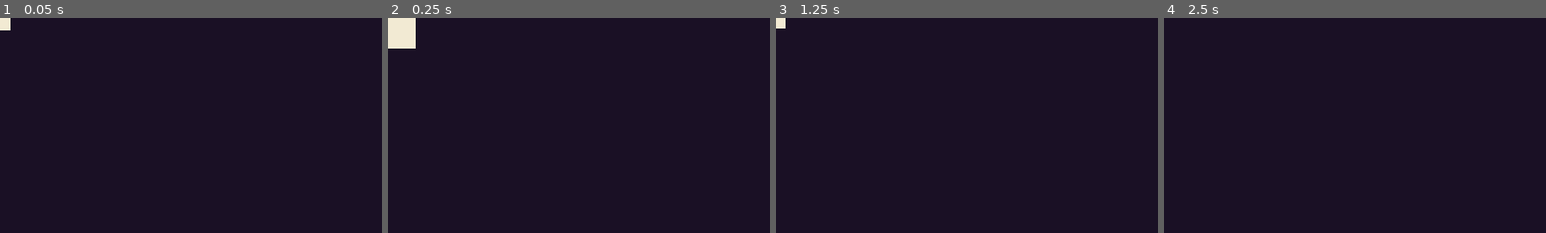
Above: before the commit, frames 1-4 (left to right).
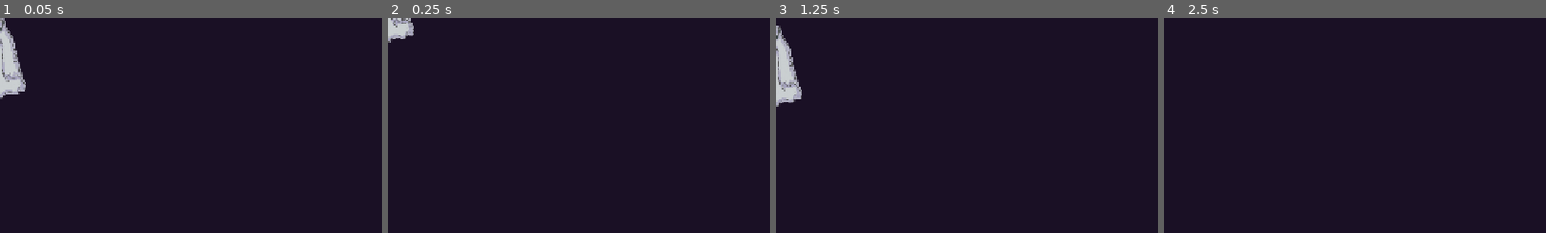
Above: after the commit, the same moments.

Repository: Davin-coder/spooky-world
Game: Godot game, scene res://scenes/minigames/ghost_whack/ghost.tscn
Same seed, same stepped clock (60 frames per second), same inputs: the game is played once before the commit and once after it. This scene is started directly instead of the project's main scene.
Inputs (mouse positions are % of the whole screen's width and height, from its top left):
- Up to frame 1 (0.05 s): no input
- Up to frame 2 (0.25 s): no input
- Up to frame 3 (1.25 s): tap Enter (ui_accept) at 0.5, 0.77 s; move the mouse to (72, 45) at 0.52 s; hold D (move_right) from 0.53 s (still down); tap Space (zombie_dash) at 0.6 s; click (72, 45) at 0.67 s
- Up to frame 4 (2.5 s): move the mouse to (30, 55) at 1.27 s; release D (move_right) at 1.28 s; hold Escape (back) 1.28-2.03 s; click (30, 55) at 1.35 s; tap Enter (ui_accept) at 1.52, 2 s; move the mouse to (60, 28) at 2.02 s; hold D (move_right) from 2.03 s (still down); tap Space (zombie_dash) at 2.1 s; click (60, 28) at 2.17 s
The pictures show only the part of the screen within x 0-50%, y 0-50%; the shares and areas given below are measured in that part.

The runs differ from the first frame. In frame 1, 1.7% of the frame differs, in the area x 0-7%, y 0-38%; in frame 2, 1.0%; in frame 3, 1.7%, in the area x 0-7%, y 0-42%; in frame 4, nothing differs.

Commit message:
ghost_whack: casa con ventanas enmascaradas y arte de fantasma y calabaza
Fondo y fachada de la casa en capas (z_index): los personajes se asoman
desde dentro y el marco los tapa. Aparición con tween de posición (mismos
tiempos) y zona de clic solo en la parte visible.

Co-Authored-By: Claude Opus 5.5 (1M context) <noreply@anthropic.com>

Diff:
--- a/scenes/minigames/ghost_whack/ghost.gd
+++ b/scenes/minigames/ghost_whack/ghost.gd
@@ -1,27 +1,54 @@
 class_name Ghost
 extends Area2D
-## Fantasma que aparece en una ventana. Clic = golpe. Si nadie lo toca en
-## [member lifetime] segundos, se escapa.
+## Fantasma que se asoma por una ventana desde dentro de la casa: la fachada,
+## dibujada encima, tapa lo que queda bajo el alféizar. El origen del nodo es
+## el centro del alféizar. Clic = golpe. Si nadie lo toca en
+## [member lifetime] segundos, se esconde.
 
 signal whacked(ghost: Ghost)
 
-## true = fantasma amigo: NO hay que tocarlo (resta puntos).
+const RISE_SEC: float = 0.12
+const HIDE_SEC: float = 0.1
+
+## true = amigo (calabaza): NO hay que tocarlo (resta puntos).
 @export var is_friendly: bool = false
 ## Segundos visible antes de esconderse.
 @export var lifetime: float = 1.2
 
+@export_group("Visual")
+@export var ghost_texture: Texture2D
+@export var friendly_texture: Texture2D
+@export var ghost_scale: float = 0.81
+@export var friendly_scale: float = 0.76
+## Píxeles que sube sobre el alféizar al asomarse: es lo que queda visible.
+@export var ghost_peek: float = 110.0
+@export var friendly_peek: float = 82.0
+## Píxeles bajo el alféizar al estar escondido, para que no asome por los
+## bordes inclinados de las ventanas.
+@export var hide_depth: float = 50.0
+## Ancho de la zona de clic: más angosto que el sprite para no golpear a
+## través del marco. El alto es lo que se asoma.
+@export var hit_width: float = 72.0
+
 var _done: bool = false
 
-@onready var _visual: ColorRect = %Visual
+@onready var _visual: Sprite2D = %Visual
+@onready var _shape: CollisionShape2D = %Shape
 
 
 func _ready() -> void:
 	input_pickable = true
 	input_event.connect(_on_input_event)
-	# Placeholder: blanco = golpear, naranja = amigo. Cambiar por sprites.
-	_visual.color = Palette.PUMPKIN if is_friendly else Palette.BONE
-	scale = Vector2.ZERO
-	create_tween().tween_property(self, "scale", Vector2.ONE, 0.12)
+	_visual.texture = friendly_texture if is_friendly else ghost_texture
+	_visual.scale = Vector2.ONE * (friendly_scale if is_friendly else ghost_scale)
+	# Origen arriba al centro: con position.y = -peek asoman justo peek píxeles.
+	_visual.offset = Vector2(-_visual.texture.get_width() / 2.0, 0.0)
+	var peek: float = friendly_peek if is_friendly else ghost_peek
+	var hit_box := _shape.shape as RectangleShape2D
+	hit_box.size = Vector2(hit_width, peek)
+	_shape.position.y = -peek / 2.0
+	_visual.position.y = hide_depth
+	create_tween().tween_property(_visual, "position:y", -peek, RISE_SEC)
 	get_tree().create_timer(lifetime).timeout.connect(_hide_away)
 
 
@@ -40,5 +67,5 @@
 		return
 	_done = true
 	var tween: Tween = create_tween()
-	tween.tween_property(self, "scale", Vector2.ZERO, 0.1)
+	tween.tween_property(_visual, "position:y", hide_depth, HIDE_SEC)
 	tween.tween_callback(queue_free)
--- a/scenes/minigames/ghost_whack/ghost.tscn
+++ b/scenes/minigames/ghost_whack/ghost.tscn
@@ -1,23 +1,25 @@
 [gd_scene format=3]
 
 [ext_resource type="Script" path="res://scenes/minigames/ghost_whack/ghost.gd" id="1_ghost"]
+[ext_resource type="Texture2D" path="res://assets/art/ghost_whack/fantasma.png" id="2_ghost"]
+[ext_resource type="Texture2D" path="res://assets/art/ghost_whack/calabaza_grande.png" id="3_pumpkin"]
 
-[sub_resource type="CircleShape2D" id="CircleShape2D_ghost"]
-radius = 50.0
+[sub_resource type="RectangleShape2D" id="RectangleShape2D_ghost"]
+resource_local_to_scene = true
+size = Vector2(72, 110)
 
 [node name="Ghost" type="Area2D"]
 collision_layer = 4
 collision_mask = 0
 script = ExtResource("1_ghost")
+ghost_texture = ExtResource("2_ghost")
+friendly_texture = ExtResource("3_pumpkin")
 
 [node name="Shape" type="CollisionShape2D" parent="."]
-shape = SubResource("CircleShape2D_ghost")
+unique_name_in_owner = true
+position = Vector2(0, -55)
+shape = SubResource("RectangleShape2D_ghost")
 
-[node name="Visual" type="ColorRect" parent="."]
+[node name="Visual" type="Sprite2D" parent="."]
 unique_name_in_owner = true
-offset_left = -45.0
-offset_top = -50.0
-offset_right = 45.0
-offset_bottom = 50.0
-mouse_filter = 2
-color = Color(0.94902, 0.917647, 0.827451, 1)
+centered = false
--- a/scenes/minigames/ghost_whack/ghost_whack.gd
+++ b/scenes/minigames/ghost_whack/ghost_whack.gd
@@ -1,6 +1,10 @@
 extends Minigame
 ## Ghost Whack: haz clic en los fantasmas que aparecen en las ventanas.
-## No toques a los fantasmas amigos (naranjas). Dueño: Dev 1.
+## No toques a las calabazas (amigas). Dueño: Dev 1.
+##
+## Capas de la casa (z_index): fondo de arriba (0), fantasmas de la fila de
+## arriba (0), fondo de abajo (1), fantasmas de la fila de abajo (2) y fachada
+## (3). Cada fantasma toma el z_index de su Marker2D en %Spots.
 
 const GHOST_SCENE: PackedScene = preload("res://scenes/minigames/ghost_whack/ghost.tscn")
 ## Golpes de diseño: suena uno al azar, sin repetir seguido.
@@ -69,6 +73,7 @@
 	ghost.is_friendly = randf() < friendly_chance
 	ghost.lifetime = lerpf(lifetime_start, lifetime_end, progress)
 	ghost.position = spot.position
+	ghost.z_index = spot.z_index
 	ghost.whacked.connect(_on_ghost_whacked)
 	ghost.tree_exited.connect(func() -> void: _occupied.erase(spot))
 	_occupied[spot] = ghost
--- a/scenes/minigames/ghost_whack/ghost_whack.tscn
+++ b/scenes/minigames/ghost_whack/ghost_whack.tscn
@@ -1,6 +1,8 @@
 [gd_scene format=3]
 
 [ext_resource type="Script" path="res://scenes/minigames/ghost_whack/ghost_whack.gd" id="1_whack"]
+[ext_resource type="Texture2D" path="res://assets/art/ghost_whack/casa.png" id="2_back"]
+[ext_resource type="Texture2D" path="res://assets/art/ghost_whack/casa_frente.png" id="3_front"]
 
 [node name="GhostWhack" type="Node2D"]
 script = ExtResource("1_whack")
@@ -12,85 +14,58 @@
 mouse_filter = 2
 color = Color(0.101961, 0.0627451, 0.145098, 1)
 
-[node name="House" type="ColorRect" parent="."]
-offset_left = 176.0
-offset_top = 152.0
-offset_right = 1104.0
-offset_bottom = 672.0
-mouse_filter = 2
-color = Color(0.180392, 0.101961, 0.278431, 1)
+[node name="HouseBackTop" type="Sprite2D" parent="."]
+position = Vector2(341.37, -122.4)
+scale = Vector2(0.822656, 0.822656)
+texture = ExtResource("2_back")
+centered = false
+offset = Vector2(88, 307)
+region_enabled = true
+region_rect = Rect2(88, 307, 548, 203)
+
+[node name="HouseBackBottom" type="Sprite2D" parent="."]
+z_index = 1
+position = Vector2(341.37, -122.4)
+scale = Vector2(0.822656, 0.822656)
+texture = ExtResource("2_back")
+centered = false
+offset = Vector2(88, 598)
+region_enabled = true
+region_rect = Rect2(88, 598, 548, 247)
 
 [node name="Spots" type="Node2D" parent="."]
 unique_name_in_owner = true
 
 [node name="Window1" type="Marker2D" parent="Spots"]
-position = Vector2(320, 280)
-
-[node name="Frame" type="ColorRect" parent="Spots/Window1"]
-offset_left = -70.0
-offset_top = -80.0
-offset_right = 70.0
-offset_bottom = 80.0
-mouse_filter = 2
-color = Color(0.0431373, 0.027451, 0.0627451, 1)
+position = Vector2(483, 278)
 
 [node name="Window2" type="Marker2D" parent="Spots"]
-position = Vector2(640, 280)
-
-[node name="Frame" type="ColorRect" parent="Spots/Window2"]
-offset_left = -70.0
-offset_top = -80.0
-offset_right = 70.0
-offset_bottom = 80.0
-mouse_filter = 2
-color = Color(0.0431373, 0.027451, 0.0627451, 1)
+position = Vector2(639, 292)
 
 [node name="Window3" type="Marker2D" parent="Spots"]
-position = Vector2(960, 280)
-
-[node name="Frame" type="ColorRect" parent="Spots/Window3"]
-offset_left = -70.0
-offset_top = -80.0
-offset_right = 70.0
-offset_bottom = 80.0
-mouse_filter = 2
-color = Color(0.0431373, 0.027451, 0.0627451, 1)
+position = Vector2(796, 278)
 
 [node name="Window4" type="Marker2D" parent="Spots"]
-position = Vector2(320, 520)
-
-[node name="Frame" type="ColorRect" parent="Spots/Window4"]
-offset_left = -70.0
-offset_top = -80.0
-offset_right = 70.0
-offset_bottom = 80.0
-mouse_filter = 2
-color = Color(0.0431373, 0.027451, 0.0627451, 1)
+z_index = 2
+position = Vector2(471, 513)
 
 [node name="Window5" type="Marker2D" parent="Spots"]
-position = Vector2(640, 520)
-
-[node name="Frame" type="ColorRect" parent="Spots/Window5"]
-offset_left = -70.0
-offset_top = -80.0
-offset_right = 70.0
-offset_bottom = 80.0
-mouse_filter = 2
-color = Color(0.0431373, 0.027451, 0.0627451, 1)
+z_index = 2
+position = Vector2(640, 567)
 
 [node name="Window6" type="Marker2D" parent="Spots"]
-position = Vector2(960, 520)
-
-[node name="Frame" type="ColorRect" parent="Spots/Window6"]
-offset_left = -70.0
-offset_top = -80.0
-offset_right = 70.0
-offset_bottom = 80.0
-mouse_filter = 2
-color = Color(0.0431373, 0.027451, 0.0627451, 1)
+z_index = 2
+position = Vector2(808, 513)
 
 [node name="Ghosts" type="Node2D" parent="."]
 unique_name_in_owner = true
 
+[node name="HouseFront" type="Sprite2D" parent="."]
+z_index = 3
+position = Vector2(341.37, -122.4)
+scale = Vector2(0.822656, 0.822656)
+texture = ExtResource("3_front")
+centered = false
+
 [node name="SpawnTimer" type="Timer" parent="."]
 unique_name_in_owner = true
--- a/scenes/minigames/ghost_whack/minigame_info.tres
+++ b/scenes/minigames/ghost_whack/minigame_info.tres
@@ -7,7 +7,7 @@
 id = &"ghost_whack"
 display_name = "Ghost Whack"
 description = "Golpea a los fantasmas que se asoman por las ventanas."
-instructions = "Clic en los fantasmas blancos. ¡No toques a los naranjas!"
+instructions = "Clic en los fantasmas. ¡No toques las calabazas!"
 scene_path = "res://scenes/minigames/ghost_whack/ghost_whack.tscn"
 order = 2
 enabled = true
